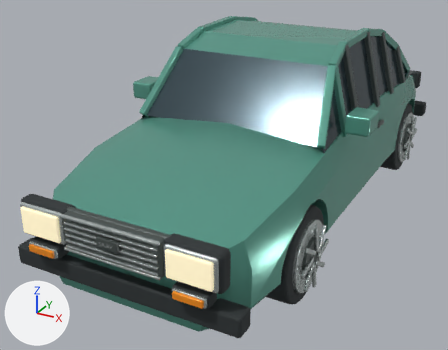
A saved change to the Blender file source_blender/saab96.blend.
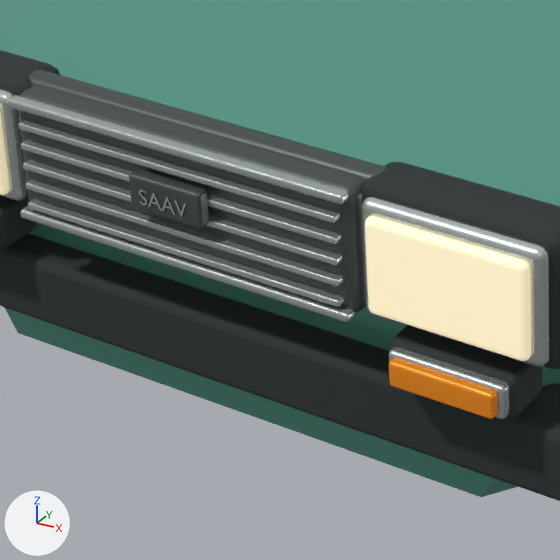
Each version is shown whole from a 50 mm camera at (1.95, -4.44, 2.35) aimed at (-0.29, -0.38, 0.32), then close up on the part from 13% to 50% of the width and 53% to 100% of the height. Arrows for +X, +Y and +Z are at lower left; the lights stay in place. The first two pictures are the older version.

In view in the first close-up: 'Bumper', 'Front indicator housing.001', 'Grille', 'Grille bright trim', 'Grille bright trim.001', 'Grille slat.001', 'Grille slat.004', 'Headlamp bright surround.001', 'Headlamp lens.001', 'Headlamp pocket.001', 'Painted bodyshell', 'Saav grille backing' and 11 more.
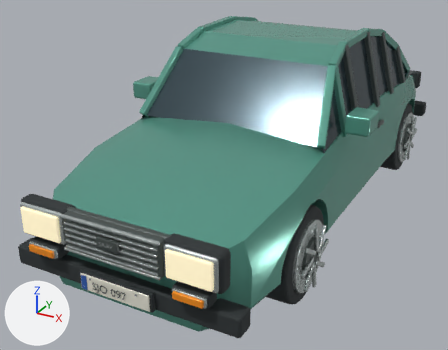
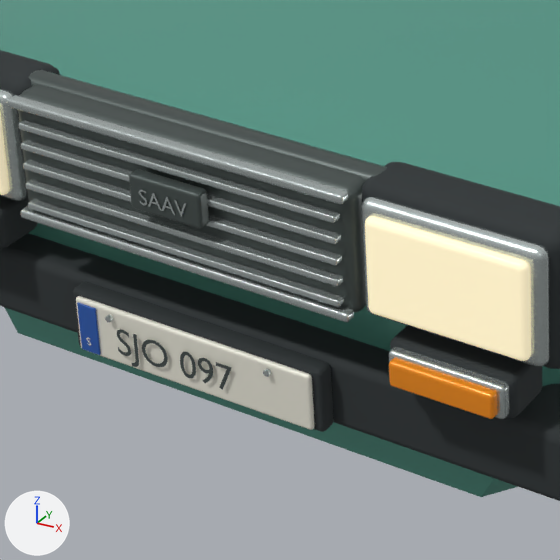
Location of each change, (x1, y1, x2, y2) in pixels of the close-ups (560 x 560 px):
'Saav number plate', added
    after: (76, 296, 315, 430)
'Saav plate gasket', added
    after: (73, 282, 334, 432)
'Saav plate SJO 097', added
    after: (117, 329, 231, 390)
'Saav plate country band', added (blue)
    after: (77, 303, 101, 355)
'Saav plate screw.001', added
    after: (263, 368, 271, 377)
'Saav plate screw', added
    after: (105, 314, 113, 323)

The edits, one by one:
Material 'Saav registration country blue' (mat_saav_registration_country_blue) is new.
Its base color is (0.025, 0.106, 0.43) (blue #2c5caf).
Its metallic is 0.06.
Its roughness is 0.4.
Material 'Ivory.002' (mat_ivory_002) is new.
Its base color is (0.88, 0.86, 0.75) (white #f1efe1).
Its metallic is 0.13.
Its roughness is 0.3.
Mesh me_cylinder_015 is new.
It has 72 vertices, 62 faces and spans x -0.006..0.006, y -0.006..0.006, z -0.0035..0.0035.
It uses material mat_brushed_equipment_metal (light grey #c4cdcb).
Mesh me_cylinder_014 is new.
It has 72 vertices, 62 faces and spans x -0.006..0.006, y -0.006..0.006, z -0.0035..0.0035.
It uses material mat_brushed_equipment_metal (light grey #c4cdcb).
Mesh me_saav_plate_sjo_097 is new.
It has 214 vertices, 208 faces and spans x 0.003..0.241, y -0.017..0.05, z 0.0.
It uses material mat_graphite_trim (dark grey #4d5755).
Mesh me_cube_082_1 is new.
It has 96 vertices, 98 faces and spans x -0.0195..0.0195, y -0.002..0.002, z -0.046..0.046.
It uses material mat_saav_registration_country_blue (blue #2c5caf).
Mesh me_cube_081_1 is new.
It has 96 vertices, 98 faces and spans x -0.239..0.239, y -0.006..0.006, z -0.052..0.052.
It uses material mat_ivory_002 (white #f1efe1).
Mesh me_cube_080_1 is new.
It has 96 vertices, 98 faces and spans x -0.255..0.255, y -0.017..0.017, z -0.06..0.06.
It uses material mat_tire_rubber (dark grey #2c3234).
Object 'Saav plate screw.001' (ob_saav_plate_screw_001) is new; it shows me_cylinder_015.
Its parent is ob_saab96.
Its location is (0.161, -2.186, 0.398).
Its rotation in degrees is (90, 0, 0).
Object 'Saav plate screw' (ob_saav_plate_screw) is new; it shows me_cylinder_014.
Its parent is ob_saab96.
Its location is (-0.161, -2.186, 0.398).
Its rotation in degrees is (90, 0, 0).
Object 'Saav plate SJO 097' (ob_saav_plate_sjo_097) is new; it shows me_saav_plate_sjo_097.
Its parent is ob_saab96.
Its location is (-0.15, -2.187, 0.335).
Its rotation in degrees is (90, 0, 0).
Object 'Saav plate country band' (ob_saav_plate_country_band) is new; it shows me_cube_082_1.
Its parent is ob_saab96.
Its location is (-0.211, -2.183, 0.36).
Object 'Saav number plate' (ob_saav_number_plate) is new; it shows me_cube_081_1.
Its parent is ob_saab96.
Its location is (0.0, -2.175, 0.36).
Object 'Saav plate gasket' (ob_saav_plate_gasket) is new; it shows me_cube_080_1.
Its parent is ob_saab96.
Its location is (0.0, -2.154, 0.36).
